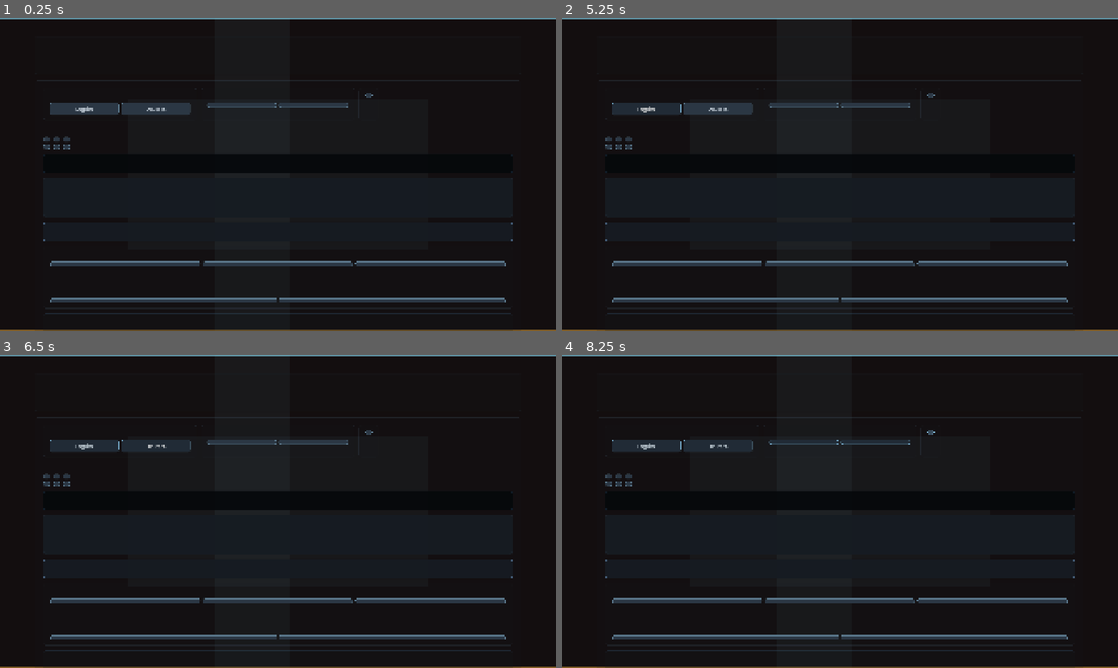
Above: before the commit, frames 1-4 (two rows, left to right).
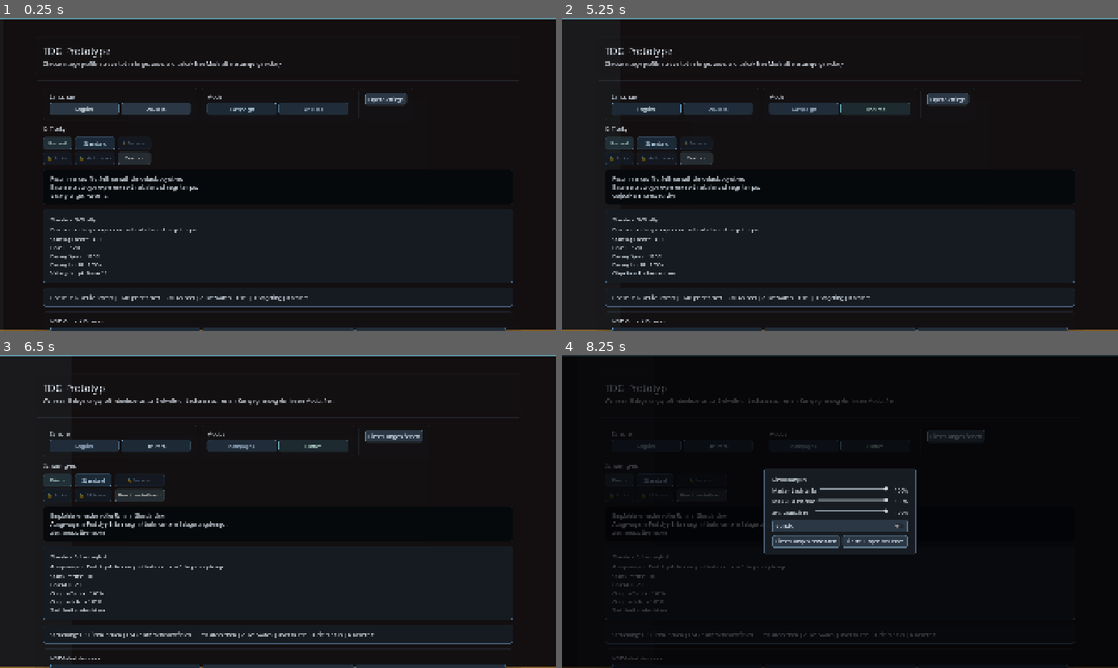
Above: after the commit, the same moments.

Repository: Auda29/TDG
Game: Godot game, scene res://scenes/bootstrap/main.tscn
Same seed, same stepped clock (60 frames per second), same inputs: the game is played once before the commit and once after it.
Inputs (mouse positions are in pixels of both pictures, inside the frame that each line leads up to; where the layout moved, square brackets give the same spot in the first picture):
- Up to frame 1 (0.25 s): no input
- Up to frame 2 (5.25 s): click (806, 108) [806, 105] at 0.5 s; click (806, 108) [806, 105] at 1.25 s; click (873, 108) [873, 105] at 2 s; click (873, 108) [873, 105] at 2.75 s; click (956, 299) at 3.52 s; click (956, 299) at 4.27 s; click "English" at 5 s
- Up to frame 3 (6.5 s): click "Deutsch" at 5.75 s
- Up to frame 4 (8.25 s): click (806, 445) [806, 442] at 6.5 s; click (873, 445) [873, 442] at 7.25 s; click (956, 436) [928, 433] at 8 s

The runs differ from the first frame. In frame 1, 7.6% of the frame differs, in the area x 7-93%, y 9-100%; in frame 2, 7.5%; in frame 3, 7.9%; in frame 4, 15%, in the area x 0-100%, y 0-100%.
Error before the commit: Parse Error: Cannot infer the type of "localized_name" variable because the value doesn't have a set type. (res://scripts/ui/start_menu.gd:698)

Commit message:
Refactor variable declarations in MVP HUD and start menu for improved type clarity
Updated mvp_hud.gd and start_menu.gd to explicitly declare variable types for better code readability and maintainability. This change enhances the clarity of the codebase, ensuring that variable types are clear and consistent throughout the scripts.

Diff:
--- a/game/scripts/ui/mvp_hud.gd
+++ b/game/scripts/ui/mvp_hud.gd
@@ -308,7 +308,7 @@
 	}
 	for id in build_buttons.keys():
 		var button: Button = build_buttons[id]
-		var active := tower_id == id
+		var active: bool = tower_id == id
 		button.button_pressed = active
 		button.modulate = UI_BUTTON_GO if active else UI_BUTTON_COOL
 
--- a/game/scripts/ui/start_menu.gd
+++ b/game/scripts/ui/start_menu.gd
@@ -695,8 +695,8 @@
 	_selected_commander_index = clampi(_selected_commander_index, 0, COMMANDER_OPTIONS.size() - 1)
 	var commander_option: Dictionary = COMMANDER_OPTIONS[_selected_commander_index]
 	var commander_data = commander_option.get("data")
-	var localized_name := commander_data.get_localized_display_name(_current_language)
-	var is_current := String(commander_option.get("id", "")) == RunState.selected_commander_id
+	var localized_name: String = commander_data.get_localized_display_name(_current_language)
+	var is_current: bool = String(commander_option.get("id", "")) == RunState.selected_commander_id
 	commander_name_label.text = ("✓ " if is_current else "") + localized_name
 	commander_summary_label.text = "%s\n\n%s\n\n%s" % [commander_data.get_localized_short_description(_current_language), commander_data.get_localized_description(_current_language), _text("commander_dialog_current") if is_current else ""]
 	commander_stats_label.text = _format_content_stats(commander_data)
Not shown, added: game/scripts/data/commander_data.gd.uid
Not shown, added: game/scripts/data/enemy_data.gd.uid
Not shown, added: game/scripts/data/game_content_data.gd.uid
